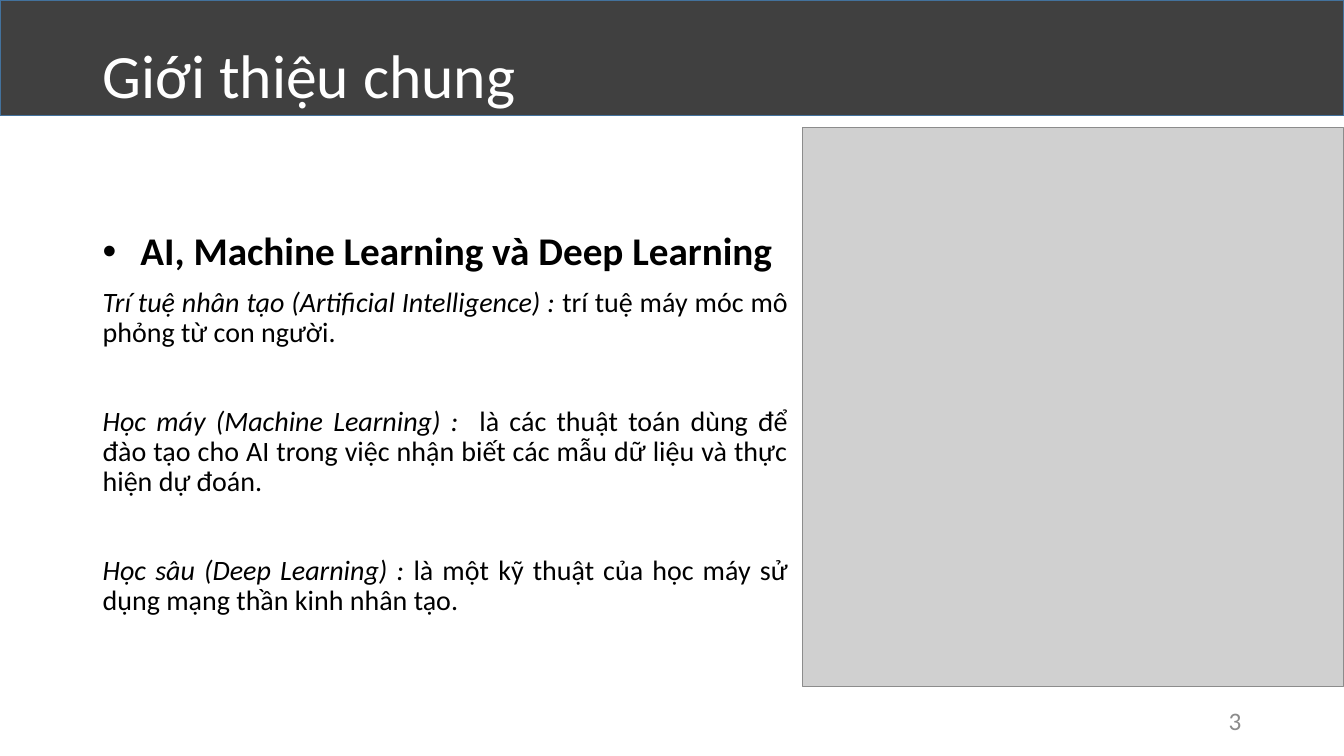
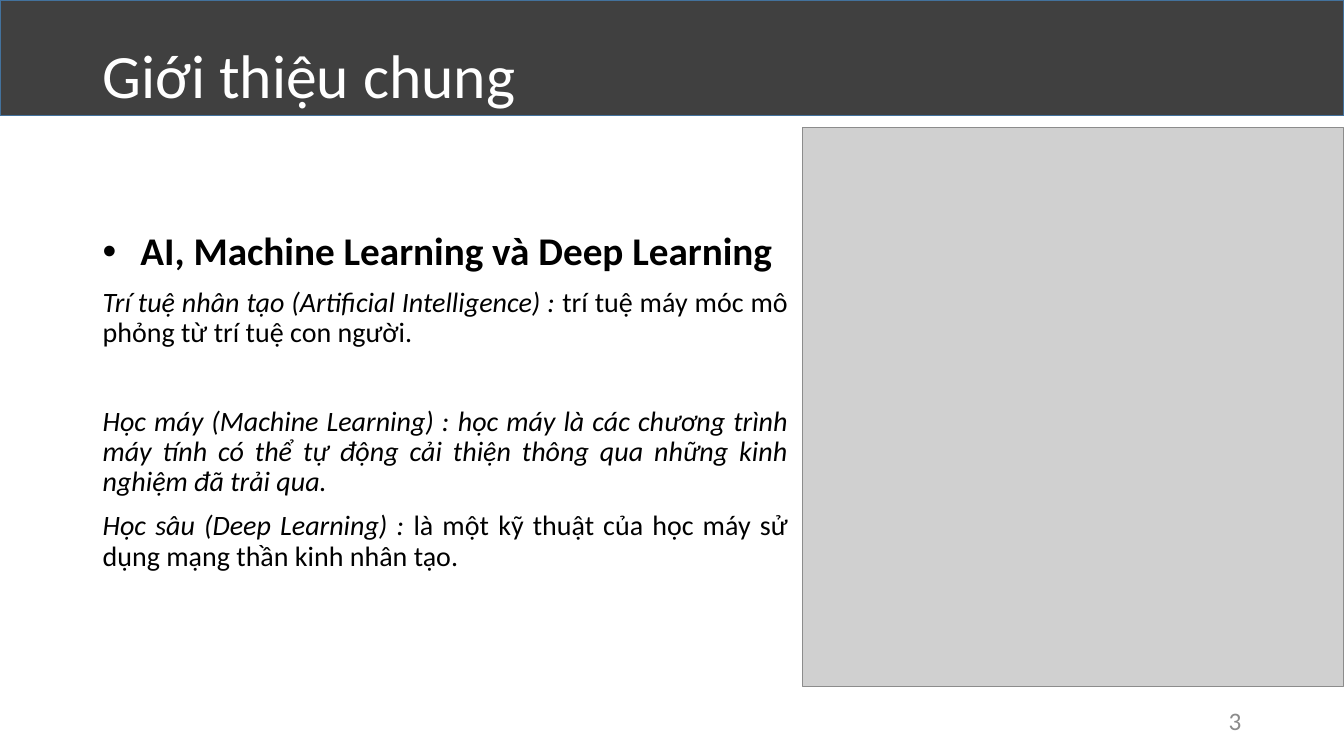
Before and after one commit to VolknerThanh/kltn_SentimentAnalysis, a slide deck: slide 3 of kltn-thuyết-trình.pptx. Drawn at 1344x756 pixels with LibreOffice and Linux fonts; fonts in the diff are those of the drawing; grey boxes stand for pictures. Boxes give left, top, right and bottom in pixels: in the first picture for what was removed or moved away, otherwise in the second. Text is boxed around its words. In the diff, an @@ line names an element or a change of style, - is before the commit and + after.

```diff
--- a/kltn-thuyết-trình.pptx
+++ b/kltn-thuyết-trình.pptx
@@ text at (103,291,788,496): text changed; italic on @@
-Trí tuệ nhân tạo (Artificial Intelligence) : trí tuệ máy móc mô phỏng từ con người.
-Học máy (Machine Learning) : là các thuật toán dùng để đào tạo cho AI trong việc nhận biết các mẫu dữ liệu và thực hiện dự đoán.
+Trí tuệ nhân tạo (Artificial Intelligence) : trí tuệ máy móc mô phỏng từ trí tuệ con người.
+Học máy (Machine Learning) : học máy là các chương trình máy tính có thể tự động cải thiện thông qua những kinh nghiệm đã trải qua.
```
Also in this commit, not shown: 12 other slides changed, 1 other file.
